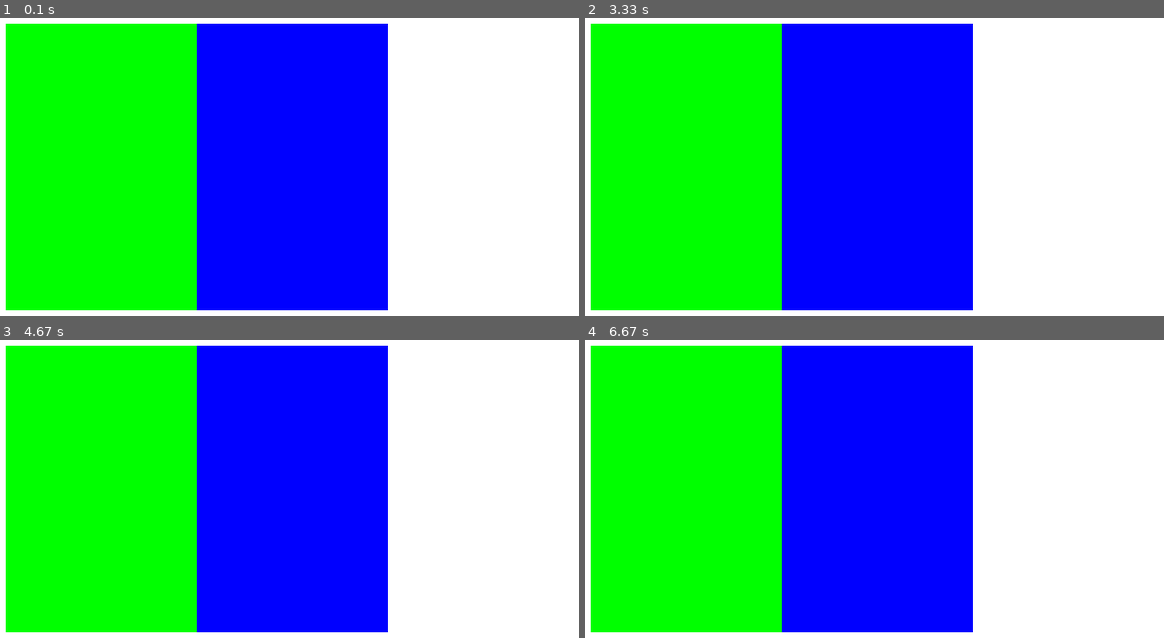
Above: before the commit, frames 1-4 (two rows, left to right).
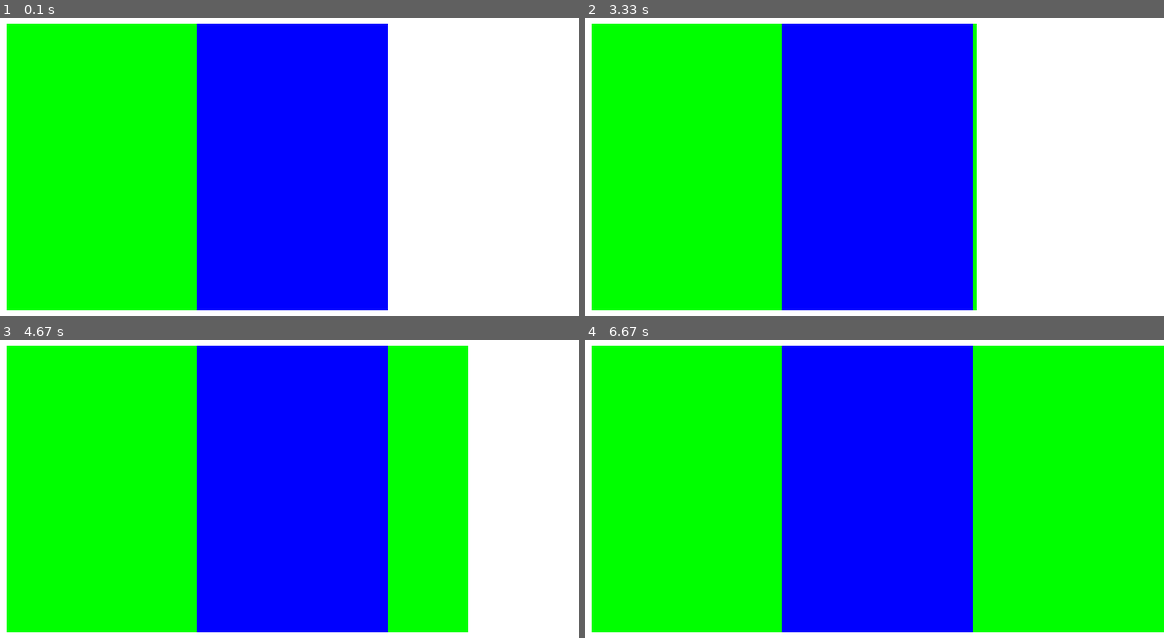
Above: after the commit, the same moments.

Repository: WCI-Computer-Science/pygame
Game: pygame game, started from main.py
Two runs of this game, one before a commit and one after it. Both use one fixed random seed, a clock stepped at 60 frames per second and the inputs below.
Inputs:
- Up to frame 1 (0.1 s): no input
- Up to frame 2 (3.33 s): no input
- Up to frame 3 (4.67 s): no input
- Up to frame 4 (6.67 s): no input

The runs differ from the first frame. In frame 1, 0.2% of the frame differs, in the area x 0-2%, y 1-99%; in frame 2, 0.8%; in frame 3, 13%; in frame 4, 32%, in the area x 0-100%, y 1-99%.

Commit message:
Move rect to right each frame

Diff:
--- a/main.py
+++ b/main.py
@@ -12,6 +12,9 @@
     for event in pygame.event.get():
         if event.type == QUIT:
             raise SystemExit
+
+    rect = rect.move(1, 0)
+
     pygame.draw.rect(screen, (0, 255, 0), rect)
     pygame.draw.rect(screen, (0, 0, 255), rect2)
     pygame.display.update()
